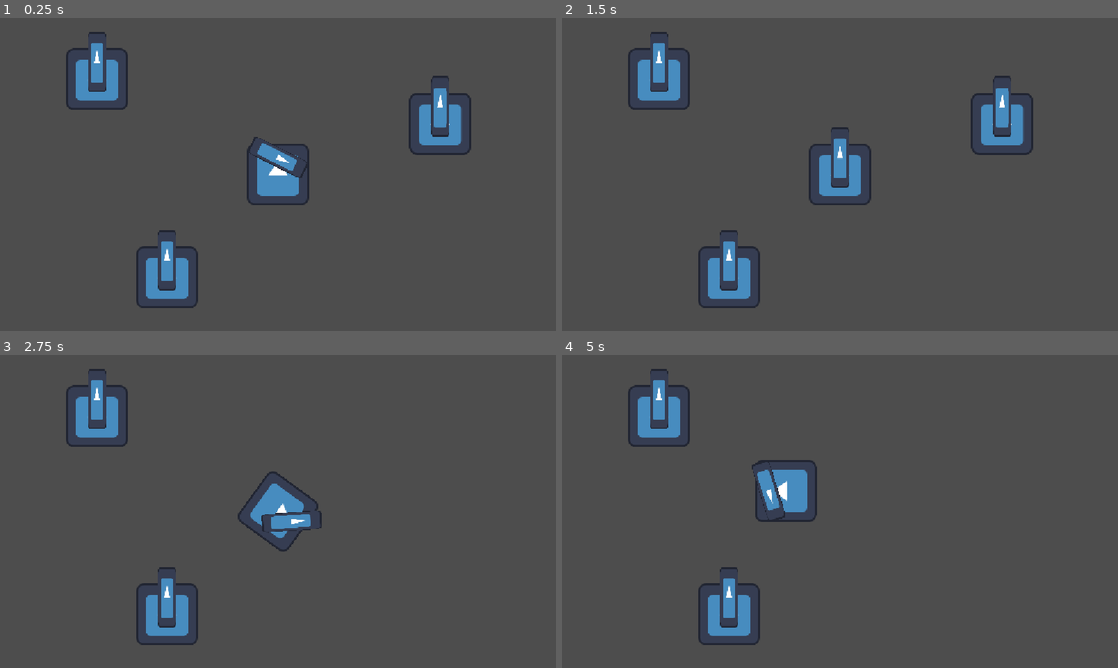
Above: before the commit, frames 1-4 (two rows, left to right).
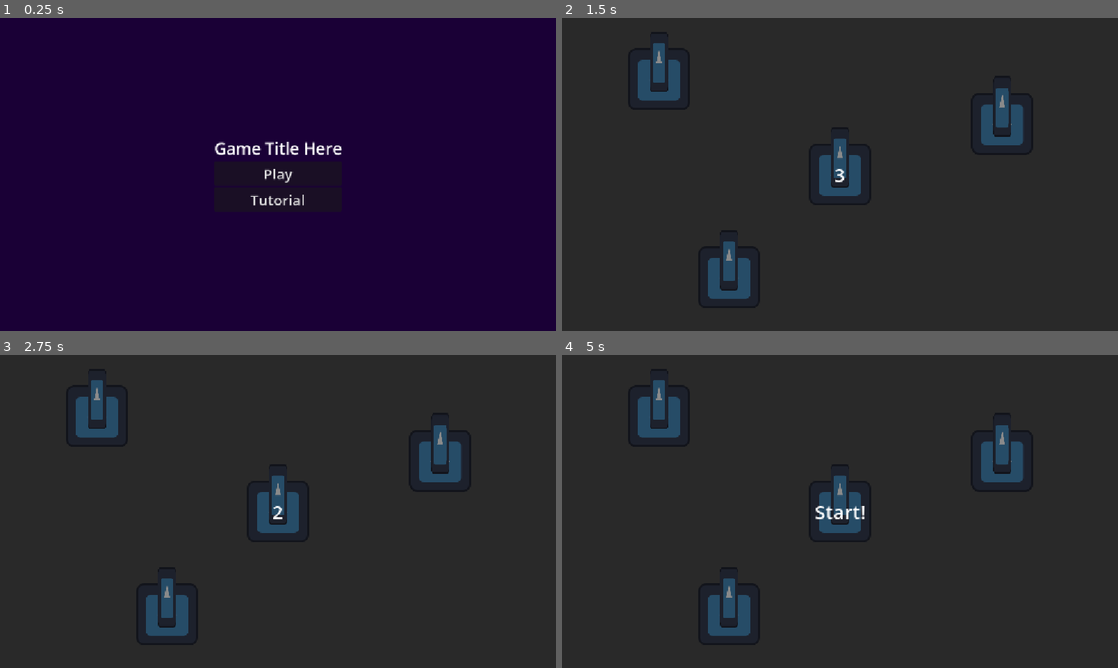
Above: after the commit, the same moments.

Repository: AugWii/GMTK-Game-Jam-Project
Game: Godot game, scene res://scenes/main.tscn
The game is run twice, just before and just after one commit, with the same random seed, the same clock (stepped at 60 frames per second) and the same inputs. The engine's default icon, where the game draws it, is replaced by a stand-in: a white triangle on a blue panel in a dark square.
Inputs (mouse positions are in pixels of both pictures, inside the frame that each line leads up to):
- Up to frame 1 (0.25 s): no input
- Up to frame 2 (1.5 s): click (840, 199) at 0.5 s, where only the run after the commit has a clickable "Tutorial"; click (840, 174) at 1.25 s, where only the run after the commit has a clickable "Play"
- Up to frame 3 (2.75 s): tap Enter at 2 s; move the mouse to (400, 495) at 2.02 s; press the mouse at (400, 495) at 2.03 s; hold D (turn_right) from 2.03 s (still down)
- Up to frame 4 (5 s): move the mouse to (728, 527) at 2.77 s; release D (turn_right) at 2.78 s; release the mouse at (728, 527) at 2.78 s; hold S (move_backward) 2.78-3.53 s; click (728, 527) at 2.85 s; move the mouse to (895, 442) at 3.52 s; press the mouse at (895, 442) at 3.53 s; hold D (turn_right) 3.53-4.28 s; move the mouse to (812, 574) at 4.27 s; release the mouse at (812, 574) at 4.28 s; hold W (move_forward) from 4.28 s (still down); click (812, 574) at 4.35 s

The runs differ from the first frame. In frame 1, 100% of the frame differs, in the area x 0-100%, y 0-100%; in frame 2, 99%; in frame 3, 99%; in frame 4, 99%.

Commit message:
added main menu

Diff:
--- a/scenes/main.tscn
+++ b/scenes/main.tscn
@@ -3,6 +3,7 @@
 [ext_resource type="PackedScene" uid="uid://ca8vckllvengq" path="res://scenes/basic_enemy.tscn" id="1_0wfyh"]
 [ext_resource type="PackedScene" uid="uid://sq8y7301bq28" path="res://scenes/player.tscn" id="1_o5qli"]
 [ext_resource type="Script" uid="uid://dvxy4e2ekam5s" path="res://scripts/main.gd" id="1_sugp2"]
+[ext_resource type="PackedScene" uid="uid://btyllt8x3fap5" path="res://scenes/main_menu.tscn" id="4_jyhfs"]
 
 [node name="Main" type="Node2D" unique_id=1539732622]
 script = ExtResource("1_sugp2")
@@ -19,3 +20,54 @@
 position = Vector2(336, -105)
 
 [node name="Player" parent="." unique_id=2099924487 instance=ExtResource("1_o5qli")]
+
+[node name="GUI" type="CanvasLayer" parent="." unique_id=801300297]
+
+[node name="Control" type="Control" parent="GUI" unique_id=137294941]
+layout_mode = 3
+anchors_preset = 15
+anchor_right = 1.0
+anchor_bottom = 1.0
+grow_horizontal = 2
+grow_vertical = 2
+
+[node name="Countdown" type="Control" parent="GUI/Control" unique_id=1291621656]
+visible = false
+layout_mode = 1
+anchors_preset = 15
+anchor_right = 1.0
+anchor_bottom = 1.0
+grow_horizontal = 2
+grow_vertical = 2
+
+[node name="ColorRect" type="ColorRect" parent="GUI/Control/Countdown" unique_id=45138095]
+layout_mode = 1
+anchors_preset = 15
+anchor_right = 1.0
+anchor_bottom = 1.0
+grow_horizontal = 2
+grow_vertical = 2
+color = Color(0, 0, 0, 0.45882353)
+
+[node name="CountdownLabel" type="Label" parent="GUI/Control/Countdown" unique_id=1338226820]
+layout_mode = 1
+anchors_preset = 8
+anchor_left = 0.5
+anchor_top = 0.5
+anchor_right = 0.5
+anchor_bottom = 0.5
+offset_left = -20.0
+offset_top = -27.5
+offset_right = 20.0
+offset_bottom = 27.5
+grow_horizontal = 2
+grow_vertical = 2
+theme_override_font_sizes/font_size = 40
+text = "3"
+horizontal_alignment = 1
+vertical_alignment = 1
+
+[node name="MainMenu" parent="." unique_id=2042218293 instance=ExtResource("4_jyhfs")]
+visible = false
+
+[connection signal="start_game" from="MainMenu" to="." method="_on_main_menu_start_game"]
--- /dev/null
+++ b/scenes/main_menu.tscn
@@ -0,0 +1,55 @@
+[gd_scene format=3 uid="uid://btyllt8x3fap5"]
+
+[ext_resource type="Script" uid="uid://pne7nekcyd6n" path="res://scripts/main_menu.gd" id="1_l6cm7"]
+
+[node name="MainMenu" type="CanvasLayer" unique_id=1392578004]
+script = ExtResource("1_l6cm7")
+
+[node name="Control" type="Control" parent="." unique_id=283733485]
+process_mode = 3
+layout_mode = 3
+anchors_preset = 15
+anchor_right = 1.0
+anchor_bottom = 1.0
+grow_horizontal = 2
+grow_vertical = 2
+
+[node name="ColorRect" type="ColorRect" parent="Control" unique_id=1599800638]
+layout_mode = 1
+anchors_preset = 15
+anchor_right = 1.0
+anchor_bottom = 1.0
+grow_horizontal = 2
+grow_vertical = 2
+color = Color(0.101960786, 0, 0.21176471, 1)
+
+[node name="VBoxContainer" type="VBoxContainer" parent="Control" unique_id=990878379]
+layout_mode = 1
+anchors_preset = 13
+anchor_left = 0.5
+anchor_right = 0.5
+anchor_bottom = 1.0
+offset_left = -62.5
+offset_right = 62.5
+grow_horizontal = 2
+grow_vertical = 2
+alignment = 1
+
+[node name="Label" type="Label" parent="Control/VBoxContainer" unique_id=937825085]
+layout_mode = 2
+theme_override_font_sizes/font_size = 34
+text = "Game Title Here"
+horizontal_alignment = 1
+
+[node name="PlayButton" type="Button" parent="Control/VBoxContainer" unique_id=1639825468]
+layout_mode = 2
+theme_override_font_sizes/font_size = 30
+text = "Play"
+
+[node name="TutorialButton" type="Button" parent="Control/VBoxContainer" unique_id=972932566]
+layout_mode = 2
+theme_override_font_sizes/font_size = 30
+text = "Tutorial"
+
+[connection signal="pressed" from="Control/VBoxContainer/PlayButton" to="." method="_on_play_button_pressed"]
+[connection signal="pressed" from="Control/VBoxContainer/TutorialButton" to="." method="_on_tutorial_button_pressed"]
--- a/scripts/main.gd
+++ b/scripts/main.gd
@@ -1,3 +1,22 @@
 extends Node2D
 
 @onready var player: Player = $Player
+@onready var main_menu = $MainMenu
+
+func _ready() -> void:
+	get_tree().paused = true
+	main_menu.visible = true
+
+func _on_main_menu_start_game() -> void:
+	var countdown_ui = $GUI/Control/Countdown
+	var countdown_label: Label = $GUI/Control/Countdown/CountdownLabel
+	var countdown: int = 3
+	countdown_ui.visible = true
+	while countdown > 0:
+		countdown_label.text = str(countdown)
+		await get_tree().create_timer(1.0).timeout
+		countdown -= 1
+	countdown_label.text = "Start!"
+	await get_tree().create_timer(1.0).timeout
+	countdown_ui.visible = false
+	get_tree().paused = false
--- /dev/null
+++ b/scripts/main_menu.gd
@@ -0,0 +1,10 @@
+extends CanvasLayer
+
+signal start_game
+
+func _on_play_button_pressed() -> void:
+	visible = false
+	start_game.emit()
+
+func _on_tutorial_button_pressed() -> void:
+	pass # Replace with function body.
Not shown, added: scripts/main_menu.gd.uid
